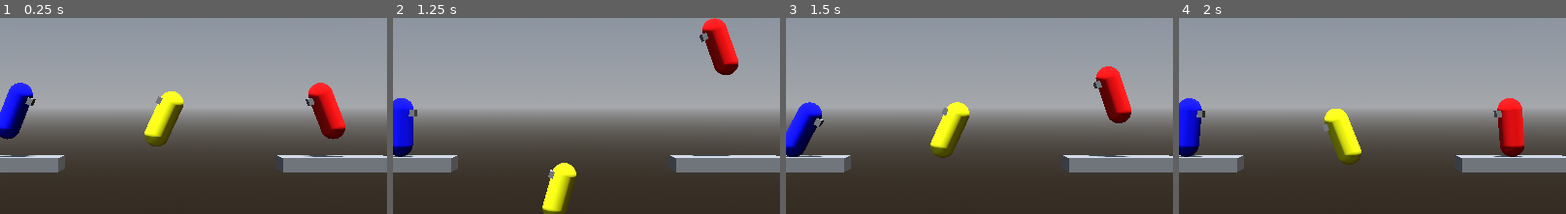
Above: before the commit, frames 1-4 (left to right).
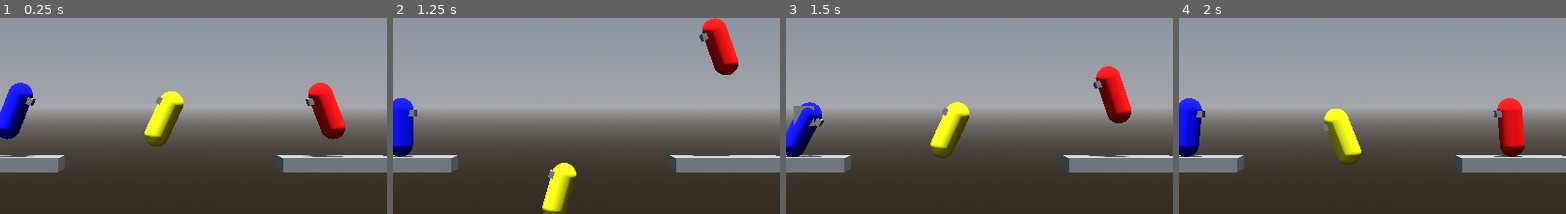
Above: after the commit, the same moments.

Repository: CocoMarck/SuperSmashTux
Game: Godot game, scene res://scenes/main.tscn
The game is run twice, just before and just after one commit, with the same random seed, the same clock (stepped at 60 frames per second) and the same inputs.
Inputs:
- Up to frame 1 (0.25 s): no input
- Up to frame 2 (1.25 s): hold Up (player1_move_up) from 0.53 s (still down); tap K (player1_attack) at 0.6 s; tap Space (player1_jump) at 0.77 s
- Up to frame 3 (1.5 s): keep holding Up (player1_move_up); tap G (player2_attack) at 1.35 s
- Up to frame 4 (2 s): keep holding Up (player1_move_up); tap Space (player1_jump) at 1.52 s
The pictures show only the part of the screen within x 28-78%, y 22-72%; the shares and areas given below are measured in that part.

Frames 1-2 are identical in both runs. In frame 3, 0.2% of the frame differs, in the area x 2-8%, y 44-56%; in frame 4, nothing differs.

Commit message:
Gravity body 3d, father of Character. And new Hitbox class, full script, not need Scene. Is better.

Diff:
--- a/prefabs/hitbox.tscn
+++ /dev/null
@@ -1,15 +0,0 @@
-[gd_scene format=3 uid="uid://cty2b6sb5y53b"]
-
-[sub_resource type="BoxShape3D" id="BoxShape3D_cyd4l"]
-size = Vector3(0.5, 0.5, 0.5)
-
-[sub_resource type="BoxMesh" id="BoxMesh_08e2s"]
-size = Vector3(0.5, 0.5, 0.5)
-
-[node name="Hitbox" type="Area3D" unique_id=1960068980]
-
-[node name="HitboxShape" type="CollisionShape3D" parent="." unique_id=1585535074]
-shape = SubResource("BoxShape3D_cyd4l")
-
-[node name="HitboxMesh" type="MeshInstance3D" parent="." unique_id=713303659]
-mesh = SubResource("BoxMesh_08e2s")
--- a/scripts/character.gd
+++ b/scripts/character.gd
@@ -1,20 +1,17 @@
-extends CharacterBody3D
 class_name Character
+extends GravityBody3D
 
 # Constantes del script.
 const MAX_JUMPS := 2
-const HITBOX_SCENE := preload("res://prefabs/hitbox.tscn")
-const HITBOX_LIFETIME := 0.1
 
 # Propiedades publicas | Gravedad y velocidad.
-@export_group("Movimiento")
+@export_group("Movement")
 @export var speed: int = 18
-@export var fall_acceleration: int = 48
 @export var jump_impulse: int = 25
 @export var init_looking_at_right: bool = false
 
 # Propiedades publicas | Apariencia.
-@export_group("Apariencia")
+@export_group("Appearance")
 @export var material: Material = null
 @export var mesh: Mesh = null
 
@@ -29,14 +26,13 @@
 
 # Propiedades privadas | Velocidad y salto.
 var _direction: Vector3 = Vector3.ZERO
-var _target_velocity: Vector3 = Vector3.ZERO
 var _jump_count: int = 0
 var _was_jumping: bool = false
-var _air_count: int = 0
 var _fall_acceleration_multiplier: float = 1.0
 
 # Propiedades privadas | Hitbox de daño a los enemigos locos.
 var _hitbox_count: float = 0.0
+var _hitbox_duration: float = 0.0
 var _spawned_hitbox: Area3D = null
 
 # Propiedades privadas | Ataques.
@@ -101,18 +97,16 @@
 		$Pivot/Mesh.mesh = m
 
 # Funciones hitbox de ataque.
-func _spawn_hitbox(position: Vector3) -> void:
-	_spawned_hitbox = HITBOX_SCENE.instantiate()
-	# Swap de ejes: el "adelante" (x) del FightMove cae en z del Pivot, y z en x invertido.
-	var fixed_position := Vector3(position.z, position.y, position.x*-1)
-	_spawned_hitbox.position = fixed_position
+func _spawn_hitbox(p_position: Vector3) -> void:
+	'''
+	Spawn de hitbox por movimiento de ataque.
+	Swap de ejes: el "adelante" (x) del FightMove cae en z del Pivot, y z en x invertido.
+	Se indica posision y tamaño de hitbox.
+	'''
+	_clear_hitbox()
+	var fixed_position := Vector3(p_position.z, p_position.y, p_position.x*-1)
+	_spawned_hitbox = Hitbox.new(fixed_position, Vector3(0.5, 0.5, 0.5), self)
 	$Pivot.add_child(_spawned_hitbox)
-	_spawned_hitbox.body_entered.connect(_on_hitbox_body_entered)
-
-func _on_hitbox_body_entered(body: Node3D):
-	# Esto lo debe hacer el hitbox. Fucnion del hitbox prefab
-	if body is Character and body != self:
-		print(body.name, " recibio trancazo")
 
 func _clear_hitbox() -> void:
 	'''
@@ -135,26 +129,6 @@
 	Funcion para obtener acciones sobrescritas por otro script hijo de character.
 	'''
 	pass
-
-func _vertical_force(delta: float, multiplier: float = 1) -> Dictionary:
-	'''
-	Fuerza vertical. Imitación de gravedad. Estilo 2d.
-	'''
-	var on_floor := is_on_floor()
-	if on_floor:
-		# Contadores a cero, para que no se acumule fuerza vertcal.
-		_target_velocity.y = 0
-		_air_count = 0
-	else:
-		# Acumular fuerza vertical, y contar tiempo en el aire.
-		_target_velocity.y -= (fall_acceleration * multiplier) * delta
-		_air_count += 1
-	return {
-		"air_count": _air_count,
-		"on_floor": on_floor,
-		"force": _target_velocity.y
-	}
-
 
 func _move(delta: float, vertical_force_signals: Dictionary) -> Dictionary:
 	'''
@@ -284,8 +258,10 @@
 			_attack_count = 0
 
 	# Hacer ataque, esperando lo que dure, y haciendo que no se mueva el player si es necesario.
+	var first_attack_frame = false
 	if _current_attack != null:
 		print(_current_attack.name)
+		first_attack_frame = _attack_count == 0
 
 		# Movimiento a al tacar atacar
 		if _current_attack.stop_horizontal_move:
@@ -294,23 +270,35 @@
 		if _current_attack.stop_vertical_move:
 			_target_velocity.y = _current_attack.speed.y * _direction.y
 
+		# Finalizar ataque.
 		if _attack_count >= _current_attack.duration:
+			_current_attack = null
+		else:
+			_attack_count += delta
+
+	# Hitbox
+	if _current_attack != null:
+		# Basado en la duracion del ataque, es lo que dura el hitbox de damage.
+		if (_current_attack.inversed_hitbox_ratio):
+			if _attack_count-delta >= _current_attack.get_hitbox_time_ratio():
+				_spawn_hitbox(_current_attack.hitbox_position)
+				_hitbox_duration = _current_attack.duration - _current_attack.get_hitbox_time_ratio()
+				_hitbox_count = 0
+		else:
+			if first_attack_frame:
+				_spawn_hitbox(_current_attack.hitbox_position)
+				_hitbox_duration = _current_attack.get_hitbox_time_ratio()
+				_hitbox_count = 0
+	if _spawned_hitbox != null:
+		if _hitbox_count >= _hitbox_duration:
 			_clear_hitbox()
-			_spawn_hitbox(_current_attack.hitbox_position)
-			_current_attack = null
-		else:
-			_attack_count += delta
-			# Mantener el contador en cero mientras dure el ataque; solo cuenta cuando el hitbox ya existe.
-			_hitbox_count = 0
-	if _spawned_hitbox != null:
 		_hitbox_count += delta
-		if _hitbox_count >= HITBOX_LIFETIME:
-			_clear_hitbox()
+
 
 func _anim(delta: float, states: Dictionary, direction: Vector3) -> void:
 	'''
 	Animaciones.
-	Si son de movimeinto pos chido, pero si son de atacke sobrepesar las de movimiento.
+	Si son de movimeinto pos chido, pero si son de ataque sobrepesar las de movimiento.
 	'''
 	# Movimientos de pelea
 	if _current_attack != null:
--- /dev/null
+++ b/scripts/gravity_body_3d.gd
@@ -0,0 +1,51 @@
+class_name GravityBody3D
+extends CharacterBody3D
+
+'''
+Gravedad 2D, para `CharacterBody3d`. Sencillon.
+'''
+
+# Propiedades publicas
+@export_group("Gravity")
+@export var fall_acceleration: int = 48
+
+# Prpiedades privadas | Gravedad | Fuerza vertical | Movimiento
+var _target_velocity: Vector3 = Vector3.ZERO
+var _air_count: int = 0
+
+func _vertical_force(delta: float, multiplier: float = 1) -> Dictionary:
+	'''
+	Fuerza vertical. Imitación de gravedad. Estilo 2D.
+	'''
+	var on_floor := is_on_floor()
+	var on_ceiling := is_on_ceiling()
+	if on_floor:
+		# Contadores a cero, para que no se acumule fuerza vertcal.
+		_target_velocity.y = 0
+		_air_count = 0
+	else:
+		# Acumular fuerza vertical, y contar tiempo en el aire.
+		_target_velocity.y -= (fall_acceleration * multiplier) * delta
+		_air_count += 1
+	if on_ceiling:
+		# Evitar saltar al techo, y segir con llendo hacia arriba. Nembe no, eso ta mal.
+		_target_velocity.y = -(fall_acceleration * multiplier)*delta
+	return {
+		"air_count": _air_count,
+		"on_floor": on_floor,
+		"force": _target_velocity.y
+	}
+
+func _ready() -> void:
+	pass
+
+func _physics_process(delta: float) -> void:
+	'''
+	Procesamiento de fisica.
+	Esto en realidad se debera remplazar. Pero sirve de ejemplo y de default process.
+	'''
+	_vertical_force(delta)
+
+	# Procesar todo
+	velocity = _target_velocity
+	move_and_slide()
--- a/scripts/helpers/fight_move.gd
+++ b/scripts/helpers/fight_move.gd
@@ -1,21 +1,23 @@
 extends RefCounted
 class_name FightMove
 
-# Propiedades privadas | Configuracion.
+# Propiedades publicas | Configuracion.
 var name: StringName
 var duration: float
 var damage: int
 
-# Propiedades privadas | Movimiento.
+# Propiedades publicas | Movimiento.
 var stop_horizontal_move: bool
 var stop_vertical_move: bool
 var speed: Vector3
 
-# Propiedades privadas | Ataque.
+# Propiedades publicas | Ataque.
 var air_attack: bool
 var hitbox_position: Vector3
+var hitbox_time_ratio: float
+var inversed_hitbox_ratio: bool
 
-# Propiedades privadas | Animacion.
+# Propiedades publicas | Animacion.
 var animation_name: StringName
 var mesh_rotation_x: float
 
@@ -23,7 +25,7 @@
 	p_name: StringName, p_duration: float, p_damage: int,
 	p_stop_horizontal_move: bool, p_stop_vertical_move: bool, p_speed: Vector3,
 	p_air_attack: bool, p_hitbox_position: Vector3,
-	p_animation_name: StringName = &"", p_mesh_rotation_x: float = 0.0
+	p_animation_name: StringName = &"", p_mesh_rotation_x: float = 0.0, p_hitbox_time_ratio: float = 0.5, p_inversed_hitbox_ratio: bool = true
 ):
 	# Asignar los parametros de construccion a las propiedades de la clase.
 	name = p_name
@@ -36,3 +38,8 @@
 	hitbox_position = p_hitbox_position
 	animation_name = p_animation_name
 	mesh_rotation_x = p_mesh_rotation_x
+	hitbox_time_ratio = p_hitbox_time_ratio
+	inversed_hitbox_ratio = p_inversed_hitbox_ratio
+
+func get_hitbox_time_ratio() -> float:
+	return (duration * hitbox_time_ratio)
--- /dev/null
+++ b/scripts/hitbox.gd
@@ -0,0 +1,50 @@
+class_name Hitbox
+extends Area3D
+
+'''
+
+'''
+
+# Propiedades privadas
+var _parent : Node3D = null
+
+var _shape := CollisionShape3D.new()
+var _box_shape := BoxShape3D.new()
+
+var _mesh := MeshInstance3D.new()
+var _box_mesh := BoxMesh.new()
+
+func _init(p_position: Vector3, p_size: Vector3, p_parent: Node3D):
+	position = p_position
+	_parent = p_parent
+
+	# Shape daño real
+	_box_shape.size = p_size
+	_shape.shape = _box_shape
+
+	# Cuadradito visible
+	_box_mesh.size = p_size
+	_mesh.mesh = _box_mesh
+
+	# Inicializar todo
+	add_child(_shape)
+	add_child(_mesh)
+	body_entered.connect(_on_hitbox_body_entered)
+
+
+func _on_hitbox_body_entered(body: Node3D) -> void:
+	'''
+	Golpe a cuerpo. Ya sea character, item, lo que sea.
+	'''
+	if body == _parent:
+		return
+	if body is Character:
+		print(body.name, " recibio trancazo")
+
+# Called when the node enters the scene tree for the first time.
+func _ready() -> void:
+	pass
+
+# Called every frame. 'delta' is the elapsed time since the previous frame.
+func _process(delta: float) -> void:
+	pass
--- a/scripts/npc.gd
+++ b/scripts/npc.gd
@@ -1,5 +1,5 @@
+class_name NPC
 extends Character
-class_name NPC
 
 # Funciones | Input del npc.
 func _collect_input() -> void:
--- a/scripts/player.gd
+++ b/scripts/player.gd
@@ -1,5 +1,5 @@
+class_name Player
 extends Character
-class_name Player
 
 # Propiedades publicas | Identificacion y mapeo de controles del jugador.
 @export var player_id: GlobalUtils.PlayerId
--- a/scripts/spawn_point.gd
+++ b/scripts/spawn_point.gd
@@ -1,5 +1,5 @@
+class_name SpawnPoint
 extends Marker3D
-class_name SpawnPoint
 
 # Constantes del script.
 const CHARACTER_PREFAB = preload("res://prefabs/character.tscn")
Not shown, added: scripts/gravity_body_3d.gd.uid
Not shown, added: scripts/hitbox.gd.uid
Not shown, added: docs/nota-herencia-de-fisicas.md
Not shown, changed: docs/nota-hitbox.md
Not shown, removed: docs/nota-objectwithphysics.md
Not shown, changed: docs/uml-arquitectura.md
